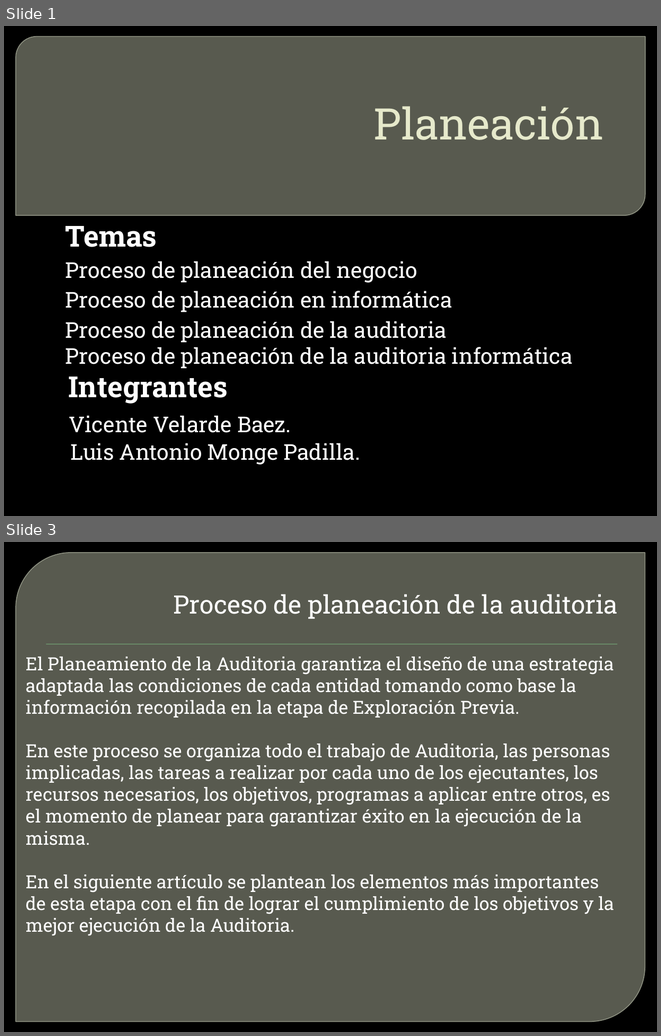
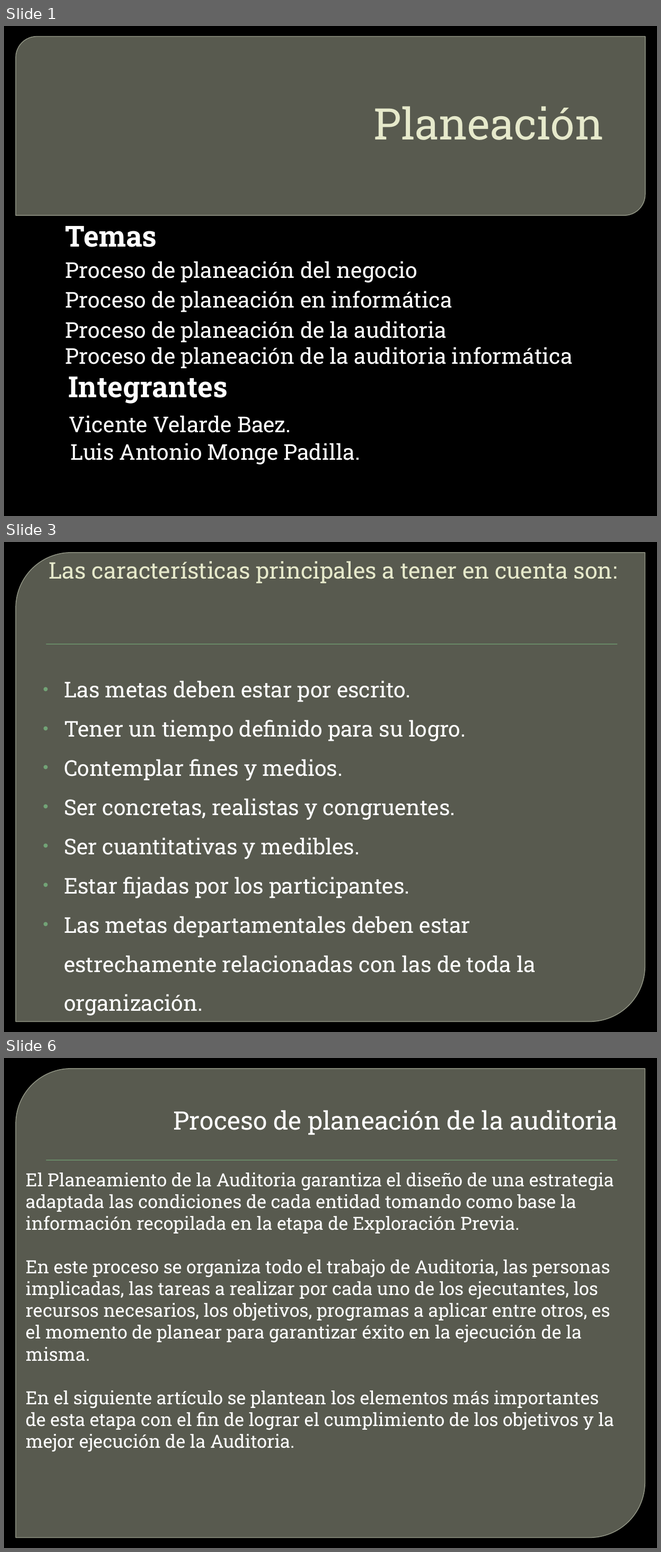
Before and after one commit to lc850/auditoria, a slide deck: Planeacion.pptx. Shown one above the other, each under a label of ours: slides 1 and 3 before the commit, slides 1, 3 and 6 after it; the slides between them are not shown. The pictures are 661x1036 and 661x1552 pixels, drawn with LibreOffice and Linux fonts; fonts in the diff are those of the drawing; background and template pictures are left out. Boxes give left, top, right and bottom in pixels: in the first picture for what was removed or moved away, otherwise in the second. Text is boxed around its words. In the diff, an @@ line names an element or a change of style, - is before the commit and + after.

```diff
--- a/Planeacion.pptx
+++ b/Planeacion.pptx
@@ slide 3 added at [4,542,657,1032], background picture (left out); not listed: 2 template elements that a slide beside it also shows @@
@@ title added at [49,561,617,583], 25.2 pt, text #E7EACB @@
+Las características principales a tener en cuenta son:
@@ text added at [64,680,536,972], 24 pt, text #FFFFFF @@
+• Las metas deben estar por escrito.
+• Tener un tiempo definido para su logro.
+• Contemplar fines y medios.
+• Ser concretas, realistas y congruentes.
+• Ser cuantitativas y medibles.
+• Estar fijadas por los participantes.
+• Las metas departamentales deben estar estrechamente relacionadas con las de toda la organización.
@@ what was slide 3 is now slide 6 @@
```
Also in this commit, not shown: 3 other slides added, 1 slide removed.
